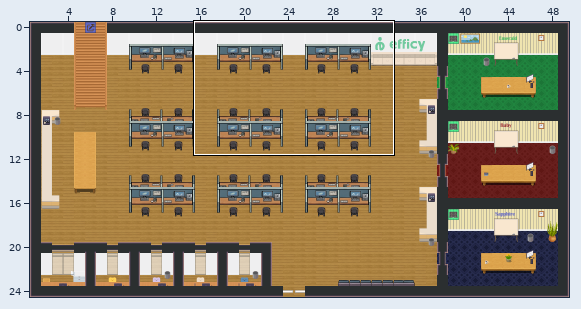
Tiled map (JSON): office2.tmj. Above, an overview of the earlier version with the close-up marked.
Close-up. The starting point:
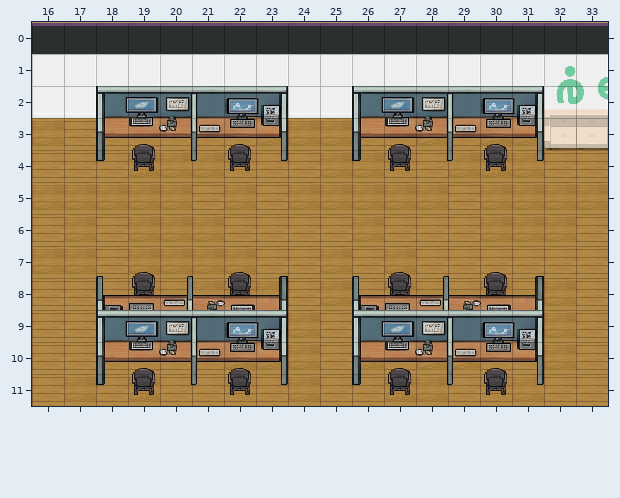
Cells are 32x32 px. Shown: x 16..33, y 0..11. The commit also changed other parts of the map, which this record leaves out. Tiles whose own drawing changed are shown in their newer look in all pictures.
The same view after the edit:
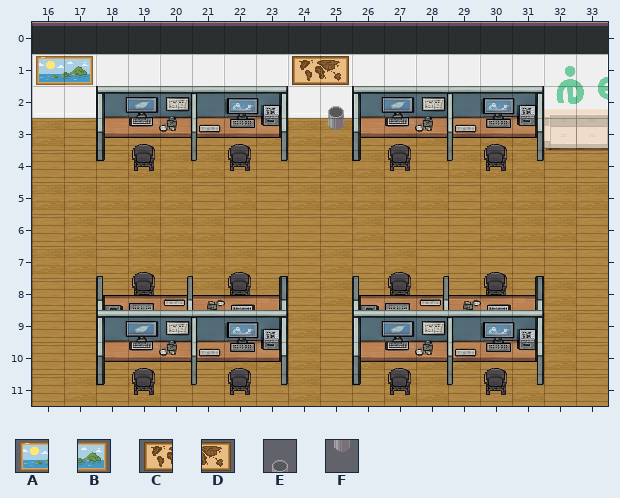
Key: from "WA_Decoration": A 0, B 1, C 24, D 25; from "WA_Miscellaneous": E 61, F 71.
_ is an empty cell.
Commit message: custom furniture
From old to new:
Layer "furniture/Furniture":
y 1: x 16..17 __ -> AB; x 24..25 __ -> CD
Layer "above/Furniture above":
y 2: x 25 _ -> E
y 3: x 25 _ -> F
